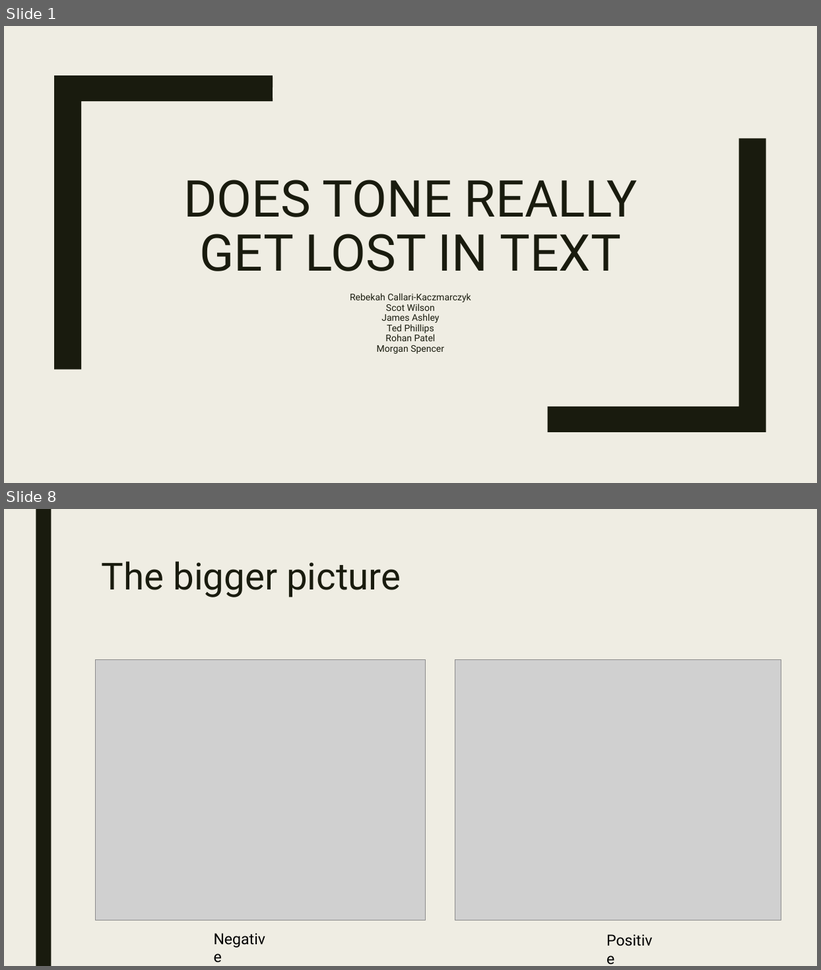
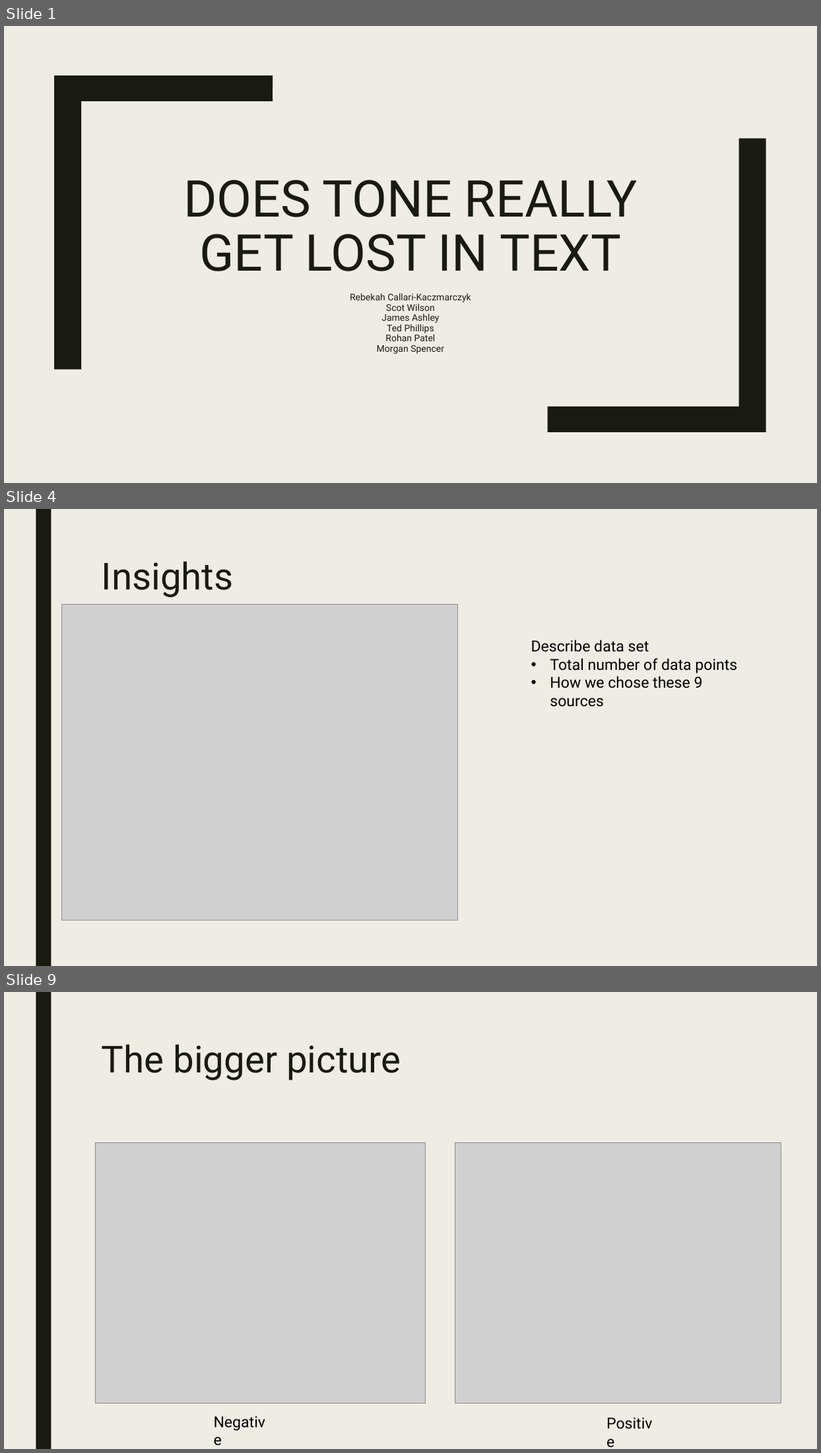
Before and after one commit to James-Ashley/sentiment_analysis, a slide deck: Group_project_deck.pptx. Shown one above the other, each under a label of ours: slides 1 and 8 before the commit, slides 1, 4 and 9 after it; the slides between them are not shown. The pictures are 821x970 and 821x1453 pixels, drawn with LibreOffice and Linux fonts; fonts in the diff are those of the drawing; grey boxes stand for pictures; background and template pictures are left out. Boxes give left, top, right and bottom in pixels: in the first picture for what was removed or moved away, otherwise in the second. Text is boxed around its words. In the diff, an @@ line names an element or a change of style, - is before the commit and + after.

```diff
--- a/Group_project_deck.pptx
+++ b/Group_project_deck.pptx
@@ slide 4 added at (4,509,817,966), background #EFEDE3; not listed: 1 template element that a slide beside it also shows @@
@@ title added at (102,561,234,597), 44 pt, text #191B0E @@
+Insights
@@ picture added at (62,604,457,921) @@
@@ text added at (531,640,737,689), 18 pt, text #000000 @@
+Describe data set
+• Total number of data points
+• How we chose these 9 sources
@@ what was slide 8 is now slide 9 @@
```
Also in this commit, not shown: 5 slides changed, 3 other slides added, 3 slides removed.
